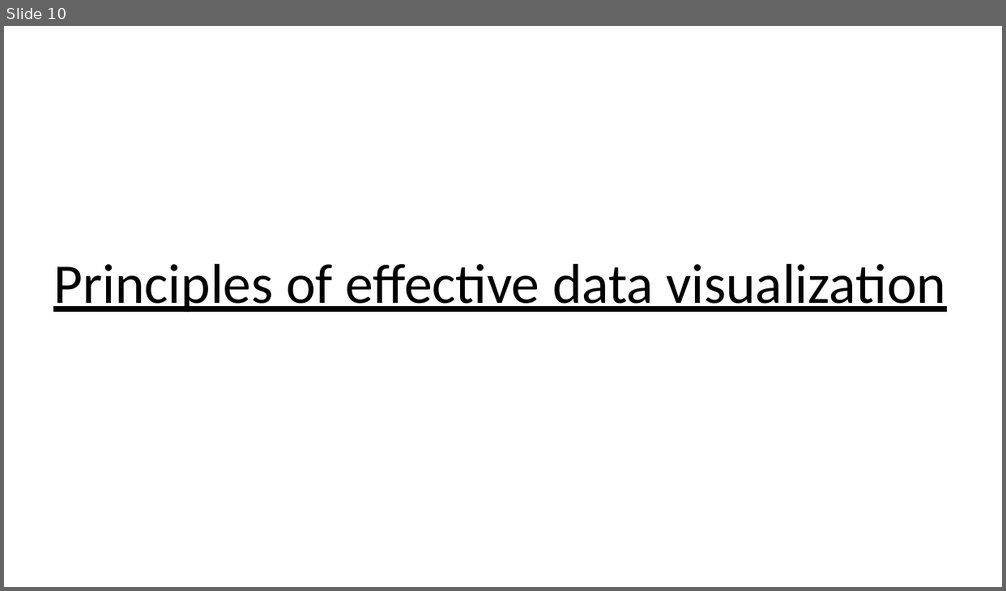
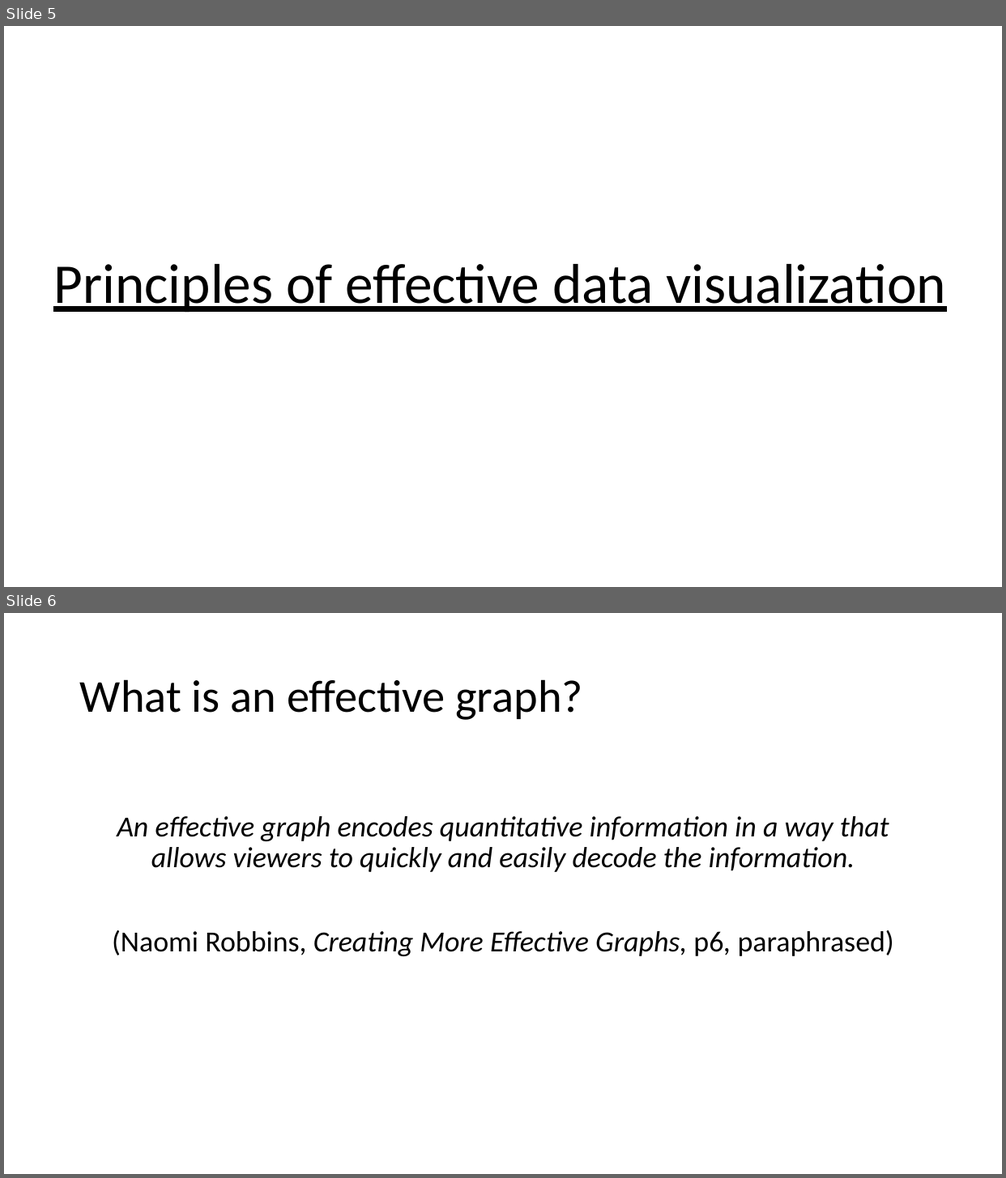
Before and after one commit to WSU-DataScience/WiCS_workshop, a slide deck: Visualization Notes/1 - Principles of data visualization.pptx. Shown one above the other, each under a label of ours: slide 10 before the commit, slides 5 and 6 after it. The pictures are 1006x591 and 1006x1178 pixels, drawn with LibreOffice and Linux fonts; fonts in the diff are those of the drawing. Boxes give left, top, right and bottom in pixels: in the first picture for what was removed or moved away, otherwise in the second. Text is boxed around its words. In the diff, an @@ line names an element or a change of style, - is before the commit and + after.

```diff
--- a/Visualization Notes/1 - Principles of data visualization.pptx
+++ b/Visualization Notes/1 - Principles of data visualization.pptx
@@ slide 6 added at (4, 613, 1002, 1174), background #FFFFFF @@
@@ title added at (80, 679, 583, 720), 44 pt, text #000000 @@
+What is an effective graph?
@@ text added at (112, 816, 894, 956), 28 pt, text #000000, italic @@
+An effective graph encodes quantitative information in a way that allows viewers to quickly and easily decode the information.
+(Naomi Robbins, Creating More Effective Graphs, p6, paraphrased)
@@ what was slide 10 is now slide 5 @@
```
Also in this commit, not shown: 7 slides changed, 2 other slides added, 2 slides removed, 4 other files.
